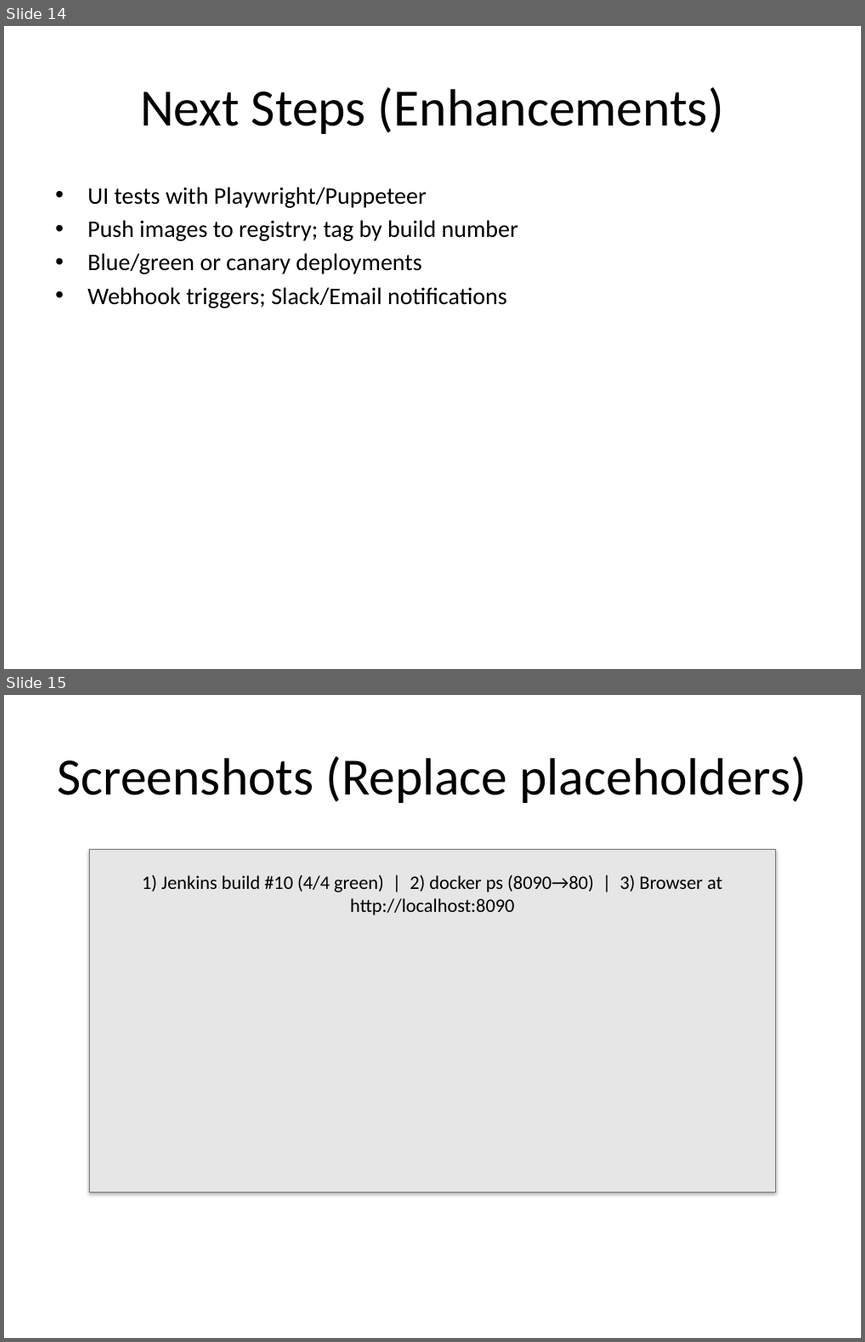
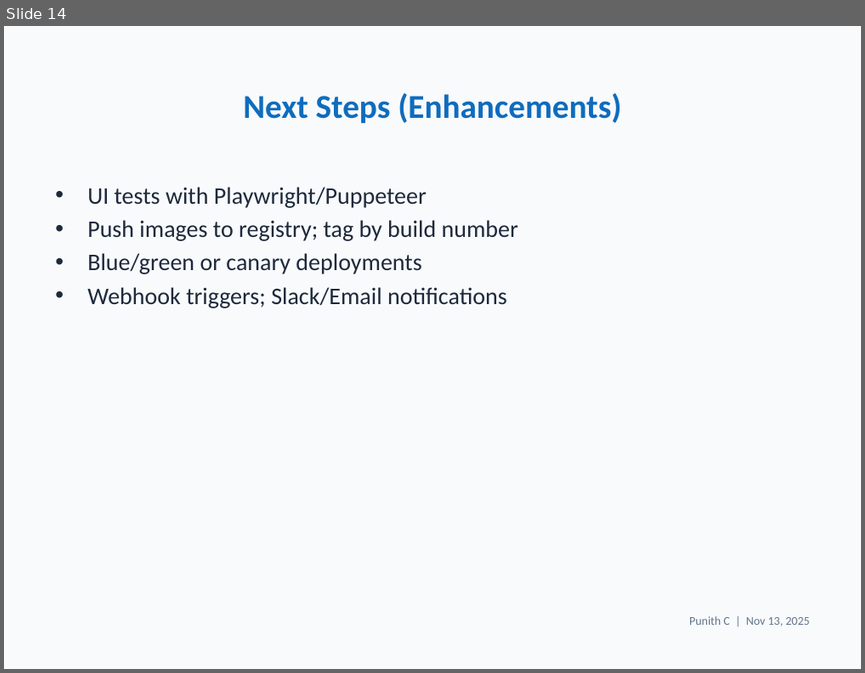
Before and after one commit to Punith968/simple-webapp-jenkins-ci-cd, a slide deck: simple-webapp-jenkins-ci-cd/project_presentation.pptx. Shown one above the other, each under a label of ours: slides 14 and 15 before the commit, slide 14 after it. The pictures are 865x1342 and 865x673 pixels, drawn with LibreOffice and Linux fonts; fonts in the diff are those of the drawing. Boxes give left, top, right and bottom in pixels: in the first picture for what was removed or moved away, otherwise in the second. Text is boxed around its words. In the diff, an @@ line names an element or a change of style, - is before the commit and + after.

Commit message:
Enhance PPT: theme, footer, and optional screenshots embedding

```diff
--- a/simple-webapp-jenkins-ci-cd/project_presentation.pptx
+++ b/simple-webapp-jenkins-ci-cd/project_presentation.pptx
@@ slide 15 removed at [4,695,861,1338], background #FFFFFF @@
@@ title removed at [57,756,807,803] @@
-Screenshots (Replace placeholders)
@@ rectangle removed at [90,849,775,1192] @@
@@ text removed at [142,875,722,915] @@
-1) Jenkins build #10 (4/4 green) | 2) docker ps (8090→80) | 3) Browser at http://localhost:8090
@@ slide 14 changed as well @@
@@ background #FFFFFF to #F8FAFC @@
@@ title "Next Steps (Enhancements)" at [243,93,621,123]: size 44 to 28 pt, text colour #000000 to #0F6CBD, bold on @@
@@ text "UI tests with Playwright/Puppeteer" at [87,187,518,308]: text colour #000000 to #1E293B @@
@@ text added at [689,616,809,626], 10 pt, text #64748B @@
+Punith C | Nov 13, 2025
```
Also in this commit, not shown: 14 other slides changed, 3 slides added, 1 other file.
